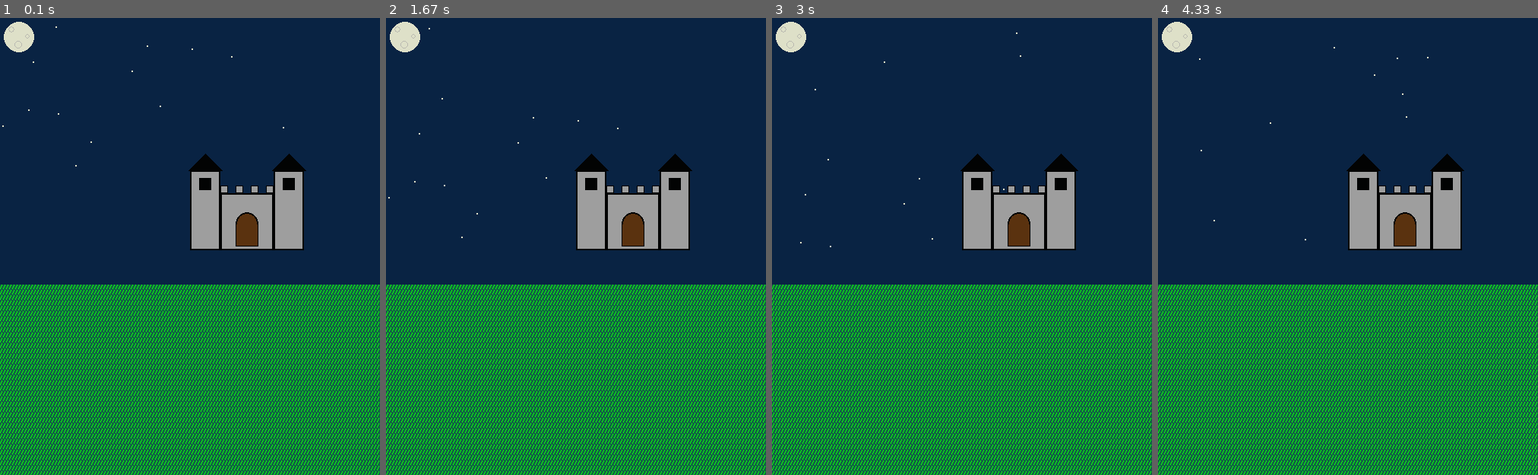
Above: before the commit, frames 1-4 (left to right).
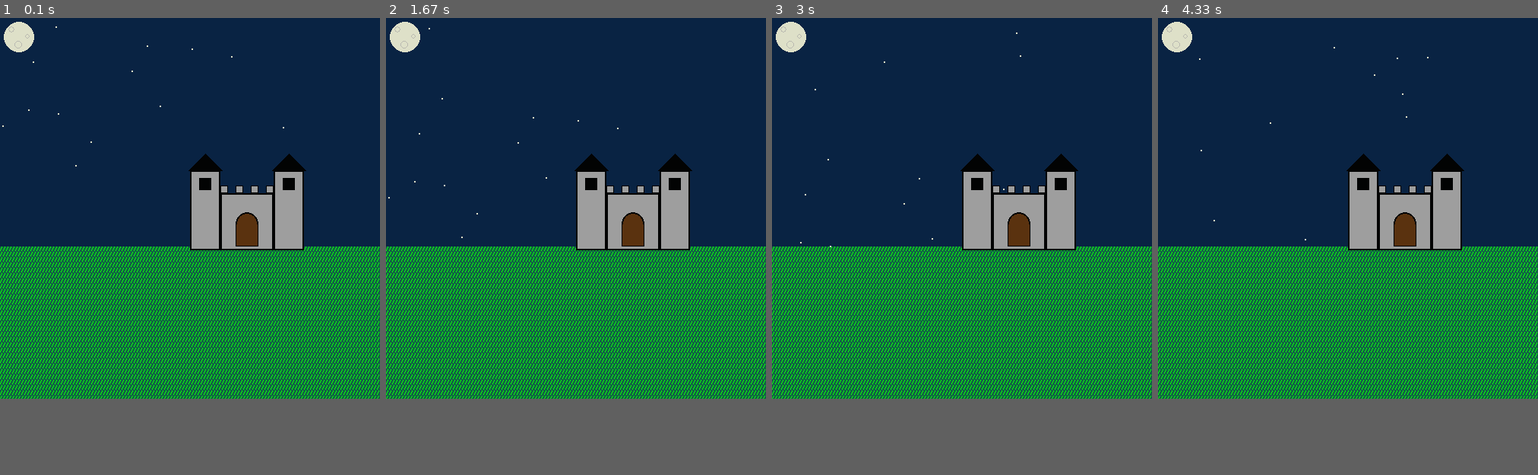
Above: after the commit, the same moments.

Repository: JesusTepec/JuegosPygame
Game: pygame game, started from AnimacionEnELCastillo.py
Two runs of this game, one before a commit and one after it. Both use one fixed random seed, a clock stepped at 60 frames per second and the inputs below.
Inputs:
- Up to frame 1 (0.1 s): no input
- Up to frame 2 (1.67 s): no input
- Up to frame 3 (3 s): no input
- Up to frame 4 (4.33 s): no input
In our replay, the window is 500x600 before the commit and 500x500 after it. These sizes can differ from the game's own. Grey fills any space a smaller window leaves; there, only what the larger window draws over its background counts as a difference.

The runs differ from the first frame. In frame 1, 17% of the frame differs, in the area x 0-100%, y 50-100%; in frame 2, 17%; in frame 3, 17%; in frame 4, 17%.

Commit message:
Animaciones
Ejemplos de animaciones
Animacion alien

Diff:
--- /dev/null
+++ b/AnimacionAliens.py
@@ -0,0 +1,86 @@
+# -*- coding: utf-8 -*-
+import pygame
+import math
+
+ROJO = (255, 0, 0)
+BLANCO = (255, 255, 255)
+CUERPO = (60, 250, 40)
+NEGRO = (0, 0, 0)
+
+
+def gToR(grados):
+    #Converir grados a radianes (tambien se puede usar Math.radians)
+    return (grados * math.pi) / 180
+
+
+def xyCircunferencia(t, centro, radio):
+    x = radio * math.cos(t) + centro[0]
+    y = radio * math.sin(t) + centro[1]
+    return [round(x), round(y)]
+
+
+def dibujaNave(pantalla, x, y):
+    pygame.draw.rect(pantalla, ROJO, [x - 15, y + 40, 10, 10])
+    pygame.draw.rect(pantalla, ROJO, [x + 6, y + 40, 10, 10])
+    pygame.draw.polygon(pantalla, BLANCO, [[x - 20, y + 40],
+         [x, y], [x + 20, y + 40]])
+
+
+def dibujaAlien(pantalla, x, y):
+    pygame.draw.polygon(pantalla, CUERPO, [[x, y], [x + 10, y],
+        [x + 10, y + 10], [x + 20, y + 10], [x + 20, y + 20],
+        [x + 30, y + 20], [x + 30, y + 10], [x + 40, y + 10],
+        [x + 40, y], [x + 50, y], [x + 50, y + 10], [x + 40, y + 10],
+        [x + 40, y + 20], [x + 50, y + 20], [x + 50, y + 30], [x + 60, y + 30],
+        [x + 60, y + 40], [x + 70, y + 40], [x + 70, y + 80],
+        [x + 60, y + 80], [x + 60, y + 50], [x + 50, y + 50], [x + 50, y + 80],
+        [x + 30, y + 80], [x + 30, y + 70], [x + 40, y + 70], [x + 40, y + 60],
+        [x + 10, y + 60], [x + 10, y + 70], [x + 20, y + 70], [x + 20, y + 80],
+        [x, y + 80], [x, y + 50], [x - 10, y + 50], [x - 10, y + 80],
+        [x - 20, y + 80], [x - 20, y + 40], [x - 10, y + 40], [x - 10, y + 30],
+        [x, y + 30], [x, y + 20], [x + 10, y + 20], [x + 10, y + 10],
+        [x, y + 10]])
+    pygame.draw.rect(pantalla, NEGRO, [x + 10, y + 30, 10, 10])
+    pygame.draw.rect(pantalla, NEGRO, [x + 30, y + 30, 10, 10])
+
+
+def main():
+    pygame.init()
+    dimensiones = [500, 600]
+    pantalla = pygame.display.set_mode(dimensiones)
+    pygame.display.set_caption("-------- Animación ------")
+    juego_terminado = False
+    reloj = pygame.time.Clock()
+    x = 10
+    y = 10
+    t = 0
+    pos = [101, 500]
+    posNave = [100, 500, 1]
+    while juego_terminado is False:
+        for evento in pygame.event.get():
+            if evento.type == pygame.QUIT:
+                juego_terminado = True
+        x, y = xyCircunferencia(gToR(t), [150, 120], 50)
+        t += 1
+        if(pos[1] <= 0):
+            pos[1] = 500
+            pos[0] = posNave[0]
+        pos[1] -= 2
+
+        if posNave[0] > dimensiones[0] - 100 or posNave[0] < 100:
+            posNave[2] *= -1
+        posNave[0] += posNave[2]
+        pantalla.fill(NEGRO)
+        dibujaNave(pantalla, posNave[0], posNave[1])
+        pygame.draw.circle(pantalla, ROJO, pos, 5)
+        dibujaAlien(pantalla, x, y)
+        dibujaAlien(pantalla, x + 100, y)
+        dibujaAlien(pantalla, x + 200, y)
+        dibujaAlien(pantalla, x + 300, y)
+        pygame.display.flip()
+        reloj.tick(60)
+    pygame.quit()
+
+
+if __name__ == "__main__":
+    main()
--- a/AnimacionEnELCastillo.py
+++ b/AnimacionEnELCastillo.py
@@ -16,17 +16,17 @@
 CAFE = (90, 50, 15)
 TRUENO = (19, 45, 77)
 
-Dimensiones = (500, 600)
+Dimensiones = (500, 500)
 
 
 def dibujar_castillo(pantalla, pos):
     for x in range(0, 70, 20):
         pygame.draw.rect(pantalla, GrisCastillo, [290 + x, 220, 10, 10])
         pygame.draw.rect(pantalla, NEGRO, [290 + x, 220, 10, 10], 1)
-    pygame.draw.rect(pantalla, GrisCastillo, [250, 200, 40, 105], 0)
+    pygame.draw.rect(pantalla, GrisCastillo, [250, 200, 40, 105], 0)  # pilar iz
     pygame.draw.rect(pantalla, NEGRO, [250, 200, 40, 105], 2)
     pygame.draw.rect(pantalla, NEGRO, [262, 210, 16, 16], 0)
-    pygame.draw.rect(pantalla, GrisCastillo, [290, 230, 70, 75], 0)
+    pygame.draw.rect(pantalla, GrisCastillo, [290, 230, 70, 75], 0)#pilar der
     pygame.draw.rect(pantalla, NEGRO, [290, 230, 70, 75], 2)
     pygame.draw.rect(pantalla, GrisCastillo, [360, 200, 40, 105], 0)
     pygame.draw.rect(pantalla, NEGRO, [360, 200, 40, 105], 2)
@@ -40,7 +40,7 @@
     pygame.draw.circle(pantalla, CAFE, [325, 270], 13, 0)
 
 
-def dibujar_fondo(pantalla, pos):
+def dibujar_fondo(pantalla):
     ancho = Dimensiones[0]
     alto = Dimensiones[1]
     h1 = Dimensiones[1] / 2 + 50
@@ -50,6 +50,7 @@
     for y in range(int(h2) + 100, alto, 7):
         for x in range(0, ancho, 4):
             pygame.draw.line(pantalla, VERDE, [x, y + 5], [x + 2, y], 1)
+    return h2+100
 
 
 def dibujar_luna(pantalla, pos):
@@ -108,13 +109,13 @@
                 game_over = True
         pantalla.fill((255, 255, 255))
         #---Fondo------
-        dibujar_fondo(pantalla, [0, 0])
+        y_pos = dibujar_fondo(pantalla)
         #---Luna-------
         dibujar_luna(pantalla, [25, 25])
         #---Luvia------
         dibujar_lluvia(pantalla, [390, 300], listaPuntos)
         #---Castillo---
-        dibujar_castillo(pantalla, [400, 300])
+        dibujar_castillo(pantalla, [400, y_pos])
 
         pygame.display.flip()
         reloj.tick(60)
--- a/Animacion_Ejemplo1.py
+++ b/Animacion_Ejemplo1.py
@@ -1,6 +1,6 @@
 #Ejemplo 1 - circulo cae
 import pygame
-import math
+
 
 
 # Definir Colores
--- a/Circunferencia.py
+++ b/Circunferencia.py
@@ -55,7 +55,7 @@
     # --- EL CÓDIGO DE DIBUJO DEBERÍA IR AQUÍ
     #pantalla.fill(BLANCO)
 
-    pygame.draw.rect(pantalla, ROJO, [x, y, 5,5], 0)
+    pygame.draw.rect(pantalla, ROJO, [x, y, 5, 5], 0)
   #  x += v_x
     t += 0.1
     # --- Avanzamos y actualizamos la pantalla con lo que hemos dibujado.
--- /dev/null
+++ b/tutorialMovimientos.py
@@ -0,0 +1,66 @@
+# -*- coding: utf-8 -*-
+import pygame
+import math
+
+ROJO = (255, 0, 0)
+AZUL = (0, 0, 255)
+BLANCO = (255, 255, 255)
+CUERPO = (60, 250, 40)
+NEGRO = (0, 0, 0)
+
+def gToR(grados):
+    #Converir grados a radianes (tambien se puede usar Math)
+    return (grados * math.pi) / 180
+
+
+def dibujaAlien(pantalla, x, y):
+    pygame.draw.polygon(pantalla, CUERPO, [[x, y], [x + 10, y],
+        [x + 10, y + 10], [x + 20, y + 10], [x + 20, y + 20],
+        [x + 30, y + 20], [x + 30, y + 10], [x + 40, y + 10],
+        [x + 40, y], [x + 50, y], [x + 50, y + 10], [x + 40, y + 10],
+        [x + 40, y + 20], [x + 50, y + 20], [x + 50, y + 30], [x + 60, y + 30],
+        [x + 60, y + 40], [x + 70, y + 40], [x + 70, y + 80],
+        [x + 60, y + 80], [x + 60, y + 50], [x + 50, y + 50], [x + 50, y + 80],
+        [x + 30, y + 80], [x + 30, y + 70], [x + 40, y + 70], [x + 40, y + 60],
+        [x + 10, y + 60], [x + 10, y + 70], [x + 20, y + 70], [x + 20, y + 80],
+        [x, y + 80], [x, y + 50], [x - 10, y + 50], [x - 10, y + 80],
+        [x - 20, y + 80], [x - 20, y + 40], [x - 10, y + 40], [x - 10, y + 30],
+        [x, y + 30], [x, y + 20], [x + 10, y + 20], [x + 10, y + 10],
+        [x, y + 10]])
+    pygame.draw.rect(pantalla, NEGRO, [x + 10, y + 30, 10, 10])
+    pygame.draw.rect(pantalla, NEGRO, [x + 30, y + 30, 10, 10])
+
+
+def xyCircunferencia(t, centro, radio):
+    x = radio * math.cos(t) + centro[0]
+    y = radio * math.sin(t) + centro[1]
+    return [round(x), round(y)]
+
+
+def main():
+    pygame.init()
+    dimensiones = [500, 600]
+    pantalla = pygame.display.set_mode(dimensiones)
+    pygame.display.set_caption("-------- Animación ------")
+    juego_terminado = False
+    reloj = pygame.time.Clock()
+    x = 10
+    y = 10
+    t = 0
+    while juego_terminado is False:
+        for evento in pygame.event.get():
+            if evento.type == pygame.QUIT:
+                juego_terminado = True
+        t += 10
+        if t >= 360:
+            t = 0
+        x, y = xyCircunferencia(math.radians(t), [200, 100], 90)
+        pantalla.fill(NEGRO)
+        dibujaAlien(pantalla, x, y)
+        pygame.display.flip()
+        reloj.tick(20)
+    pygame.quit()
+
+
+if __name__ == "__main__":
+    main()
